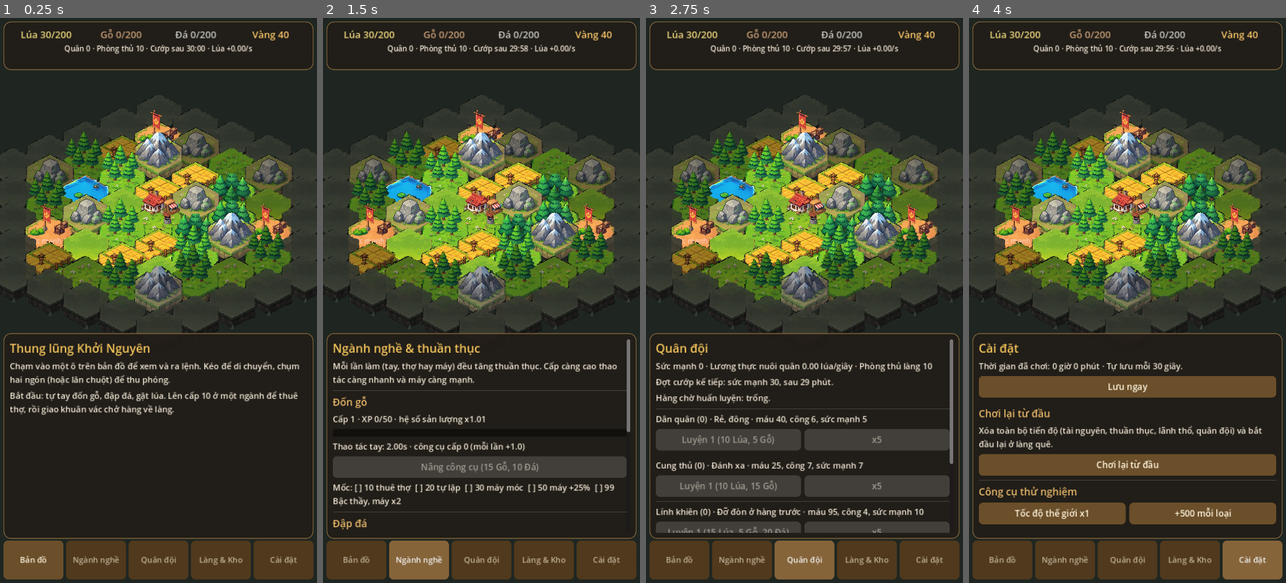
Above: before the commit, frames 1-4 (left to right).
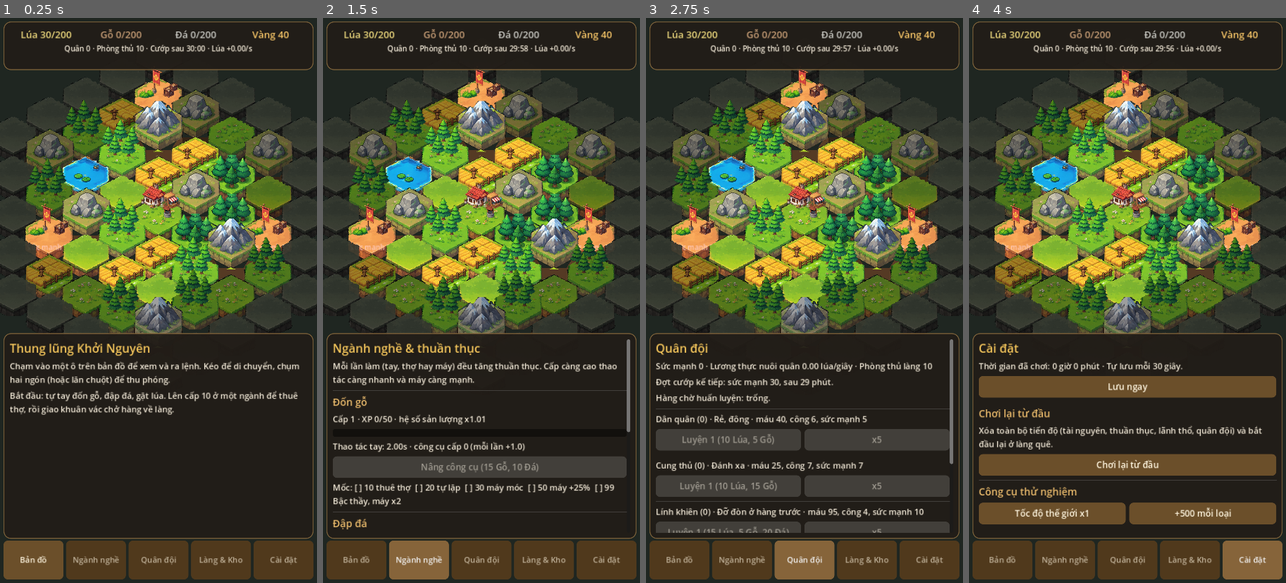
Above: after the commit, the same moments.

Repository: Toanh26/Idle_sur
Game: Godot game, scene res://scenes/Main.tscn
The game is run twice, just before and just after one commit, with the same random seed, the same clock (stepped at 60 frames per second) and the same inputs.
Inputs:
- Up to frame 1 (0.25 s): no input
- Up to frame 2 (1.5 s): click "Bản đồ" at 0.5 s; click "Ngành nghề" at 1.25 s
- Up to frame 3 (2.75 s): click "Quân đội" at 2 s
- Up to frame 4 (4 s): click "Làng & Kho" at 2.75 s; click "Cài đặt" at 3.5 s

The runs differ from the first frame. In frame 1, 27% of the frame differs, in the area x 0-100%, y 9-56%; in frame 2, 27%; in frame 3, 27%; in frame 4, 27%.

Commit message:
Khớp khung chọn ô với ảnh và thêm hiệu ứng tô sáng ô đang chọn
- Đo lại mặt trên thật của ô (tâm y=192, tỉ lệ dẹt 0.93, hông 34px) nên lưới và ảnh khớp nhau
- Ô đang chọn được tô vàng nhấp nháy và viền đậm, vẽ sau cùng để không bị che
- Bỏ ngọn cây thừa dưới đáy các ô phẳng

Co-Authored-By: Claude Opus 5.5 <noreply@anthropic.com>
Claude-Session: https://claude.ai/code/session_01NNxgZzkCUdo89QeDQ3JDBB

Diff:
--- a/assets/tiles/meta.json
+++ b/assets/tiles/meta.json
@@ -3,12 +3,14 @@
   200,
   300
  ],
- "anchor": [
+ "face_center": [
   100,
-  170
+  192.0
  ],
  "face_w": 164.0,
- "depth": 77,
+ "face_h": 132,
+ "squash": 0.929,
+ "depth": 34,
  "tiles": [
   "camp",
   "crystal",
--- a/scripts/hex.gd
+++ b/scripts/hex.gd
@@ -3,7 +3,7 @@
 ## Trục Y bị ép lại (SQUASH) để tạo góc nhìn 3/4 từ trên cao.
 
 const SIZE := 48.0
-const SQUASH := 0.634
+const SQUASH := 0.93
 const ELEV_PX := 14.0
 const DIRS := [Vector2i(1, 0), Vector2i(1, -1), Vector2i(0, -1), Vector2i(-1, 0), Vector2i(-1, 1), Vector2i(0, 1)]
 
--- a/scripts/map_view.gd
+++ b/scripts/map_view.gd
@@ -158,6 +158,23 @@
 			_draw_tile(key, t)
 		elif Game.is_fog_edge(key):
 			_draw_fog(t)
+	_draw_selection()
+
+
+func _draw_selection() -> void:
+	## Vẽ sau cùng để không bị cây / núi của ô phía trước che mất.
+	if selected == "" or not Game.tiles.has(selected):
+		return
+	var t: Dictionary = Game.tiles[selected]
+	if not t["revealed"] and not Game.is_fog_edge(selected):
+		return
+	var top := Hex.corners(_tile_center(t))
+	var outline := top.duplicate()
+	outline.append(top[0])
+	var pulse := 0.5 + 0.5 * sin(_time * 4.0)
+	draw_colored_polygon(top, Color(1.0, 0.95, 0.6, 0.16 + 0.12 * pulse))
+	draw_polyline(outline, Color(0, 0, 0, 0.45), 7.0)
+	draw_polyline(outline, Color(1.0, 0.88, 0.4, 0.8 + 0.2 * pulse), 3.5)
 
 
 func _draw_fog(t: Dictionary) -> void:
@@ -224,8 +241,6 @@
 		draw_arc(c + Vector2(0, -40), 13, 0, TAU, 24, Color(0, 0, 0, 0.5), 6.0)
 		draw_arc(c + Vector2(0, -40), 13, -PI / 2, -PI / 2 + TAU * p, 24, Color(1, 0.9, 0.4), 4.0)
 
-	if key == selected:
-		draw_polyline(outline, Color(1, 1, 1, 0.95), 3.0)
 
 
 func _draw_buildings(t: Dictionary, c: Vector2) -> void:
--- a/scripts/tile_art.gd
+++ b/scripts/tile_art.gd
@@ -3,9 +3,9 @@
 ## Mọi ảnh ô có cùng canvas; tâm mặt trên ô nằm ở ANCHOR. Thiếu ảnh thì hàm vẽ trả về false để dùng hình vẽ tạm.
 
 const CANVAS := Vector2(200, 300)
-const ANCHOR := Vector2(100, 170)
+const ANCHOR := Vector2(100, 192)  # tâm mặt trên ô trong canvas
 const FACE_W := 164.0     # bề rộng mặt trên ô trong canvas
-const DEPTH := 77.0       # chiều dày phần đất bên hông trong canvas
+const DEPTH := 34.0       # chiều dày phần đất bên hông trong canvas
 
 var _cache := {}
 
Binary file changed: assets/tiles/field.png
Binary file changed: assets/tiles/field_mill.png
Binary file changed: assets/tiles/fog.png
Binary file changed: assets/tiles/forest.png
Binary file changed: assets/tiles/forest_autumn.png
Binary file changed: assets/tiles/grass.png
Binary file changed: assets/tiles/grass_flowers.png
Binary file changed: assets/tiles/grass_tall.png
Binary file changed: assets/tiles/toxic.png
Binary file changed: assets/tiles/village.png
Binary file changed: assets/tiles/water.png
Binary file changed: assets/tiles/water_dock.png
